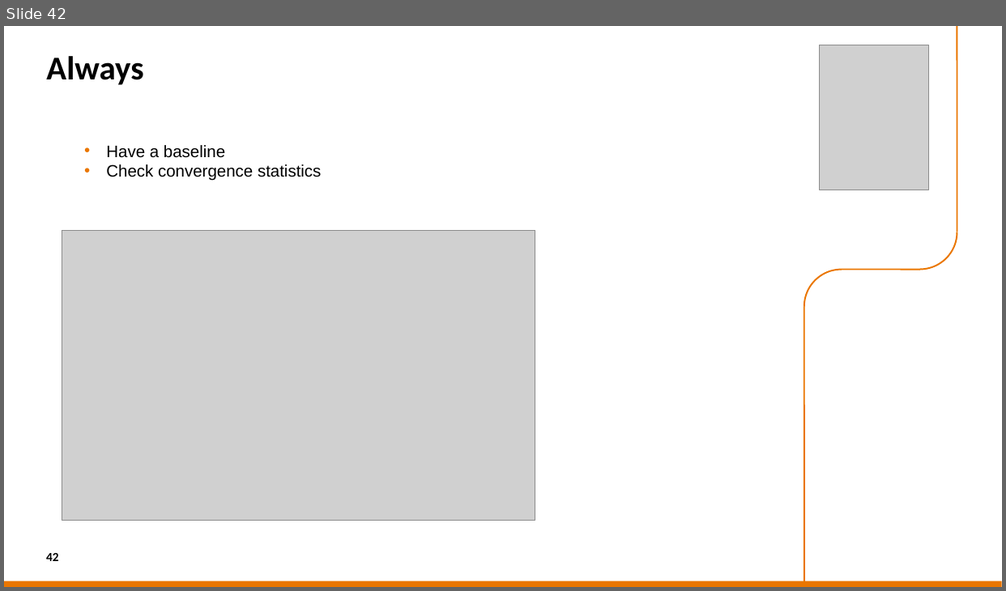
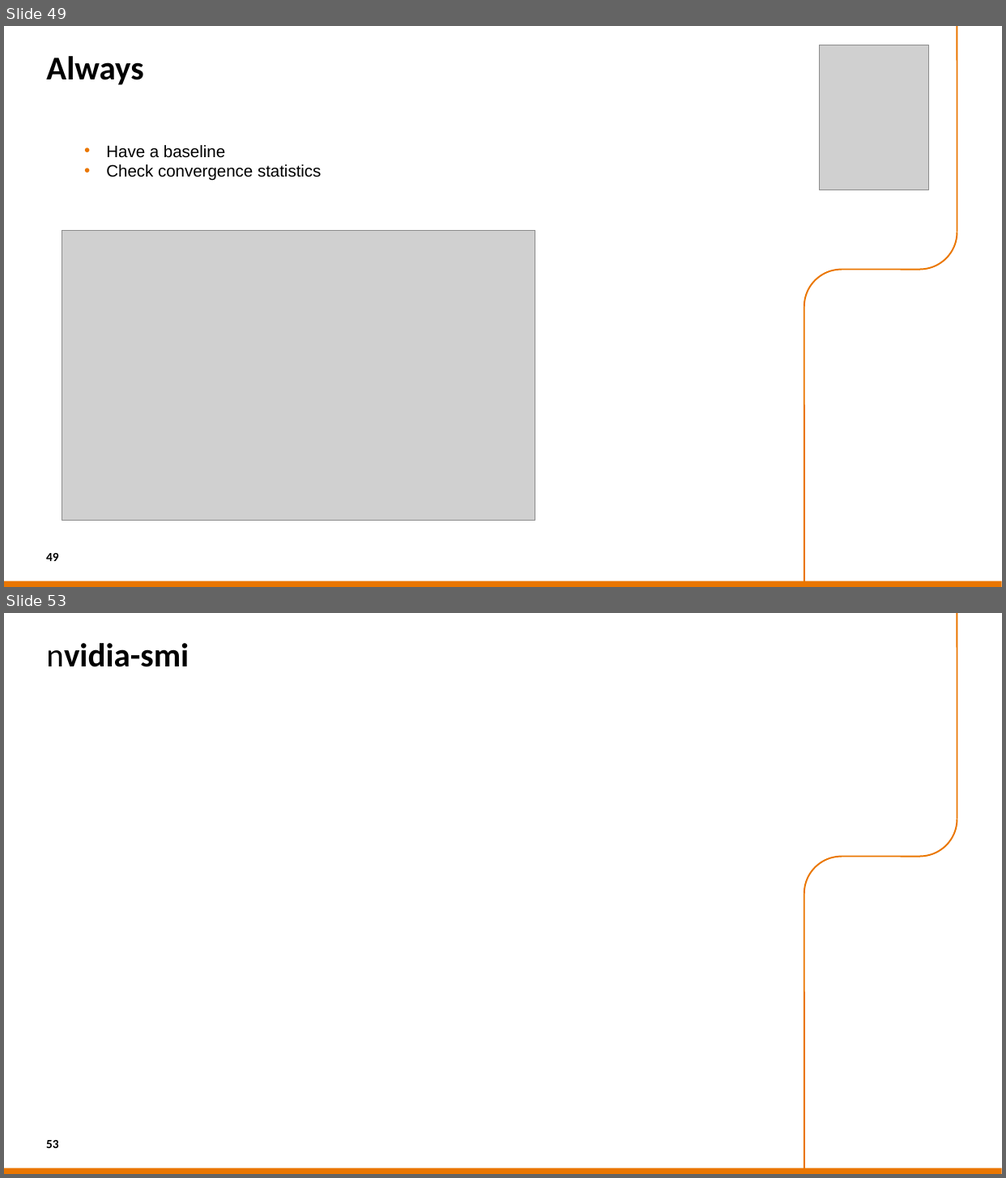
Before and after one commit to sara-nl/HPML-course-materials, a slide deck: Day2/slides/hw_and_software_features.pptx. Shown one above the other, each under a label of ours: slide 42 before the commit, slides 49 and 53 after it; the slides between them are not shown. The pictures are 1006x591 and 1006x1178 pixels, drawn with LibreOffice and Linux fonts; fonts in the diff are those of the drawing; grey boxes stand for pictures; background and template pictures are left out. Boxes give left, top, right and bottom in pixels: in the first picture for what was removed or moved away, otherwise in the second. Text is boxed around its words. In the diff, an @@ line names an element or a change of style, - is before the commit and + after.

```diff
--- a/Day2/slides/hw_and_software_features.pptx
+++ b/Day2/slides/hw_and_software_features.pptx
@@ slide 53 added at bbox=[4, 613, 1002, 1174], background picture (left out); not listed: 1 template element that a slide beside it also shows @@
@@ freeform shape added at bbox=[957, 613, 957, 820], outline #EA7600 1.5 pt @@
@@ title added at bbox=[46, 643, 189, 667], 32 pt, text #000000, bold @@
+nvidia-smi
@@ arc (boxed as its full ellipse) added at bbox=[883, 782, 957, 856], outline #EA7600 1.5 pt @@
@@ arc (boxed as its full ellipse) added at bbox=[804, 856, 879, 931], outline #EA7600 1.5 pt @@
@@ freeform shape added at bbox=[842, 856, 920, 856], outline #EA7600 1.5 pt @@
@@ freeform shape added at bbox=[804, 894, 804, 1174], outline #EA7600 1.5 pt @@
@@ page number added at bbox=[46, 1140, 59, 1148], 12 pt, text #000000, bold @@
+53
@@ what was slide 42 is now slide 49 @@
@@ page number at bbox=[46, 553, 59, 561]: text changed @@
-42
+49
```
Also in this commit, not shown: 9 slides changed, 13 other slides added, 1 slide removed, 1 other file.
